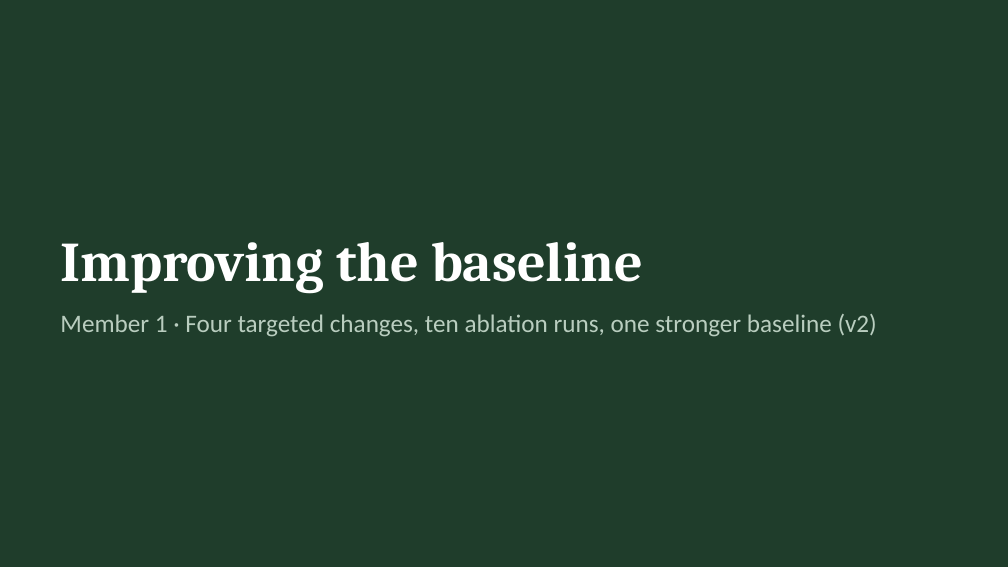
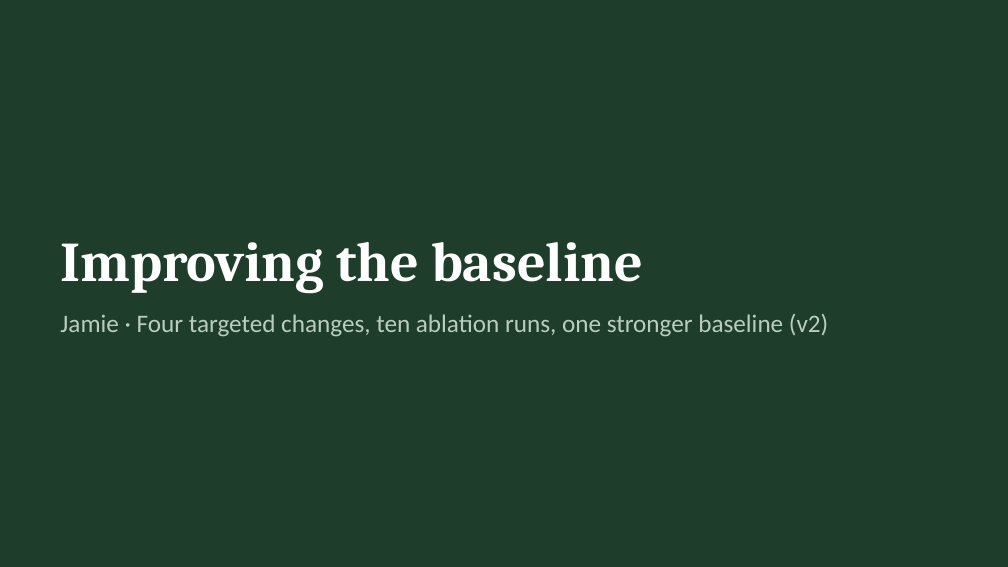
Before and after one commit to JmeMei/sc4000-birdclef-2025, a slide deck: slide 1 of report/slides/Member1_baseline_ablations.pptx. Drawn at 1008x567 pixels with LibreOffice and Linux fonts; fonts in the diff are those of the drawing. Boxes give left, top, right and bottom in pixels: in the first picture for what was removed or moved away, otherwise in the second. Text is boxed around its words. In the diff, an @@ line names an element or a change of style, - is before the commit and + after.

```diff
--- a/report/slides/Member1_baseline_ablations.pptx
+++ b/report/slides/Member1_baseline_ablations.pptx
@@ text at [60, 314, 828, 337]: text changed @@
-Member 1 · Four targeted changes, ten ablation runs, one stronger baseline (v2)
+Jamie · Four targeted changes, ten ablation runs, one stronger baseline (v2)
```
Also in this commit, not shown: 6 other slides changed, 2 other files.
